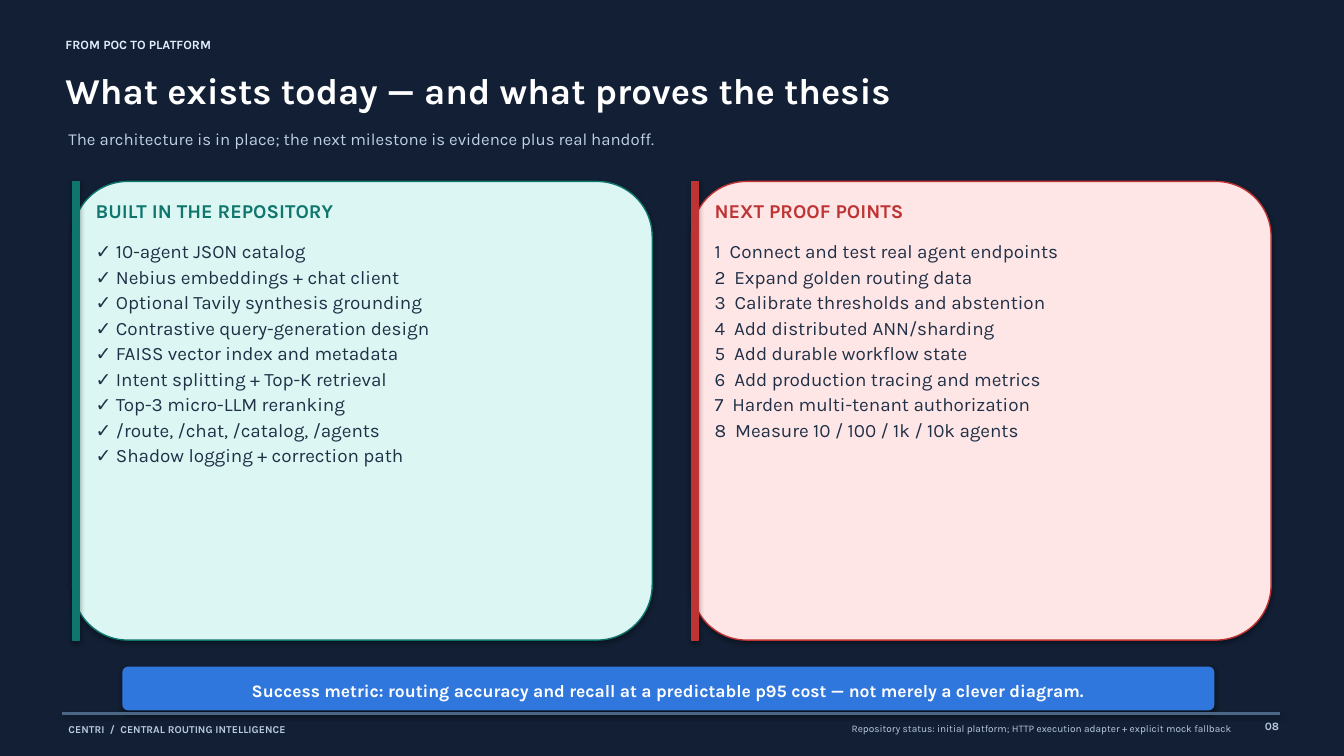
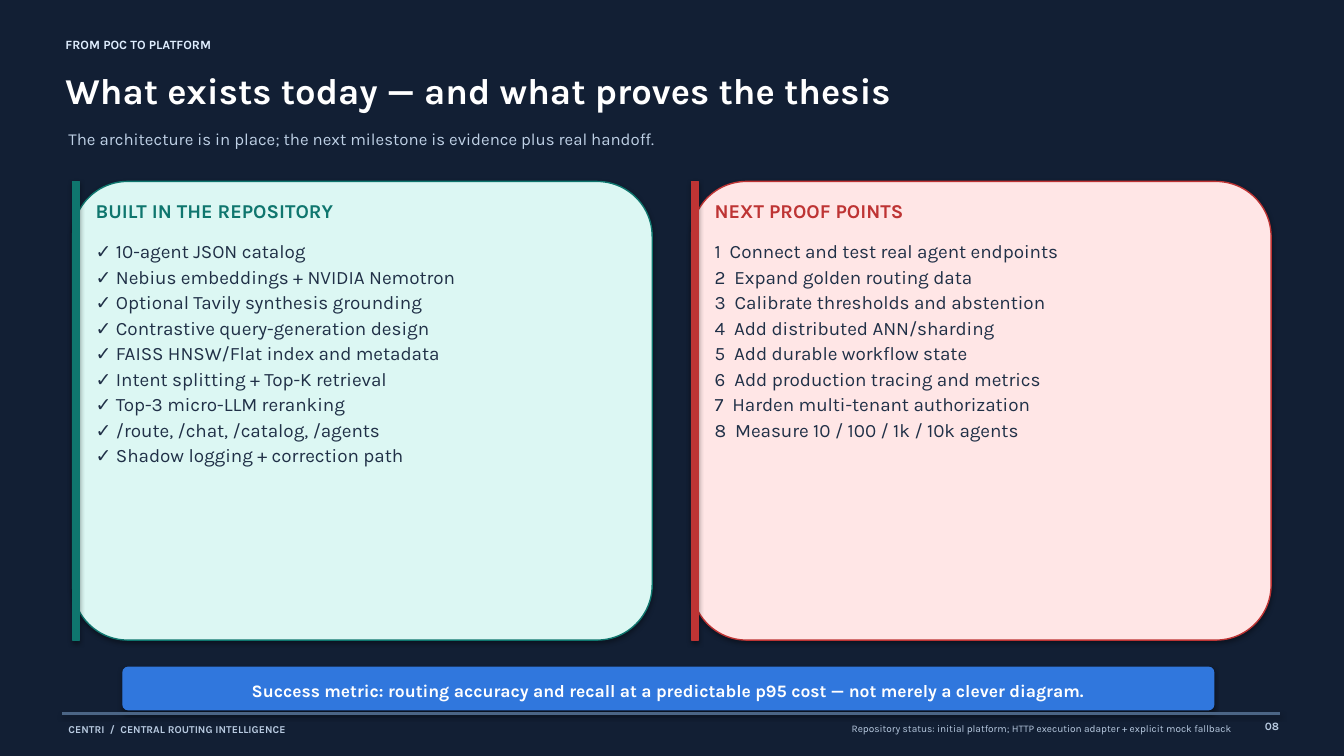
Before and after one commit to BanukaKA/CentRI, a slide deck: slide 8 of CentRI_5_minute_presentation.pptx. Drawn at 1344x756 pixels with LibreOffice and Linux fonts; fonts in the diff are those of the drawing. Boxes give left, top, right and bottom in pixels: in the first picture for what was removed or moved away, otherwise in the second. Text is boxed around its words. In the diff, an @@ line names an element or a change of style, - is before the commit and + after.

```diff
--- a/CentRI_5_minute_presentation.pptx
+++ b/CentRI_5_minute_presentation.pptx
@@ text at (116,271,455,289): text changed @@
-✓ Nebius embeddings + chat client
+✓ Nebius embeddings + NVIDIA Nemotron
@@ text at (116,346,440,362): text changed @@
-✓ FAISS vector index and metadata
+✓ FAISS HNSW/Flat index and metadata
```
Also in this commit, not shown: 2 other slides changed, 16 other files.
